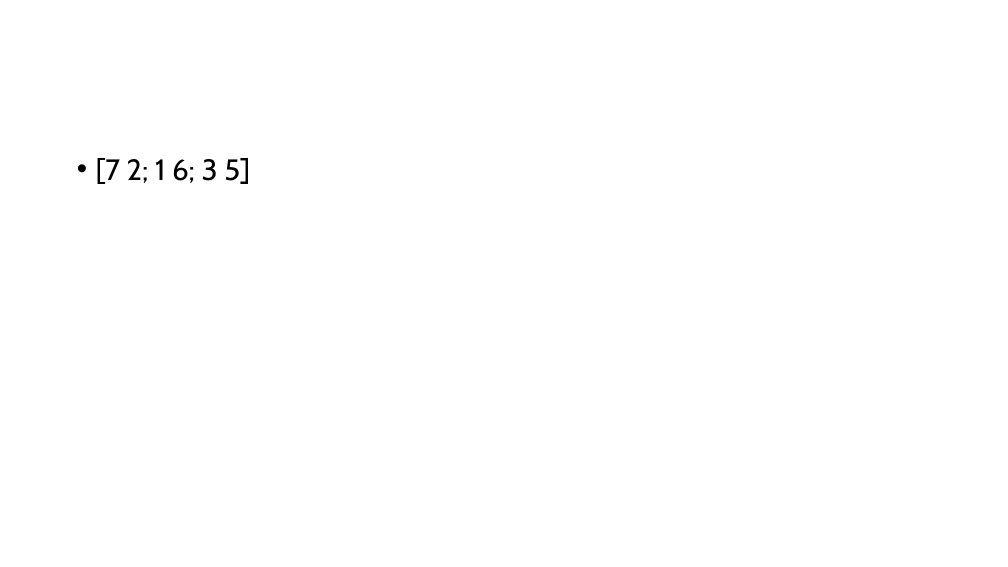
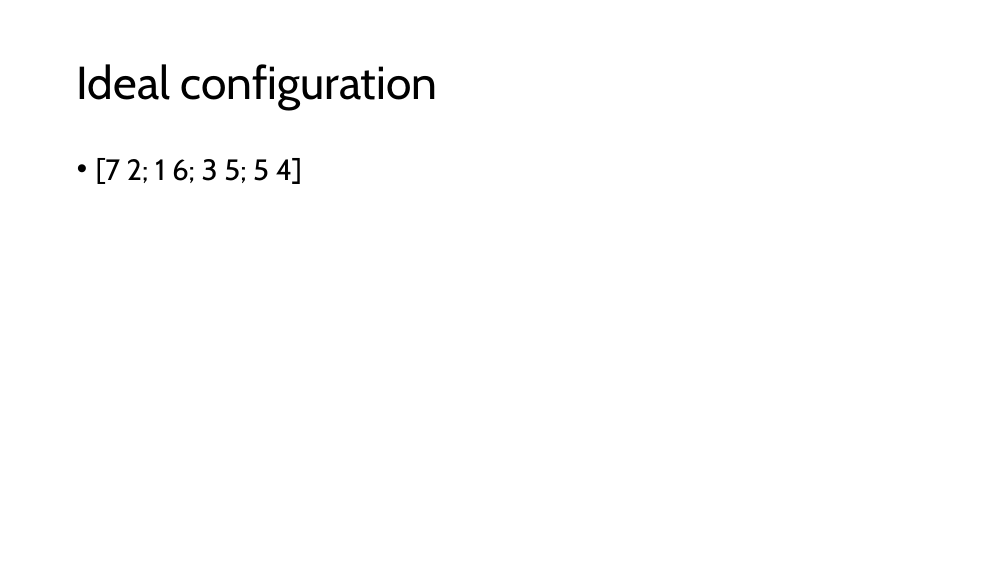
Before and after one commit to cailab-tamu/QuantumXCT, a slide deck: slide 3 of manuscript/Dataset_8_PDGF_signaling_slows_ovarian_cancer GSM7019822_GSM7019823_GSM7019824/new_analysis/Presentation.pptx. Drawn at 1008x567 pixels with LibreOffice and Linux fonts; fonts in the diff are those of the drawing. Boxes give left, top, right and bottom in pixels: in the first picture for what was removed or moved away, otherwise in the second. Text is boxed around its words. In the diff, an @@ line names an element or a change of style, - is before the commit and + after.

```diff
--- a/manuscript/Dataset_8_PDGF_signaling_slows_ovarian_cancer GSM7019822_GSM7019823_GSM7019824/new_analysis/Presentation.pptx
+++ b/manuscript/Dataset_8_PDGF_signaling_slows_ovarian_cancer GSM7019822_GSM7019823_GSM7019824/new_analysis/Presentation.pptx
@@ title added at <box>77,64,438,110</box>, 44 pt, text #000000 @@
+Ideal configuration
@@ text at <box>96,158,302,184</box>: text changed @@
-• [7 2; 1 6; 3 5]
+• [7 2; 1 6; 3 5; 5 4]
```
Also in this commit, not shown: 1 other slide changed, 1 other file.
